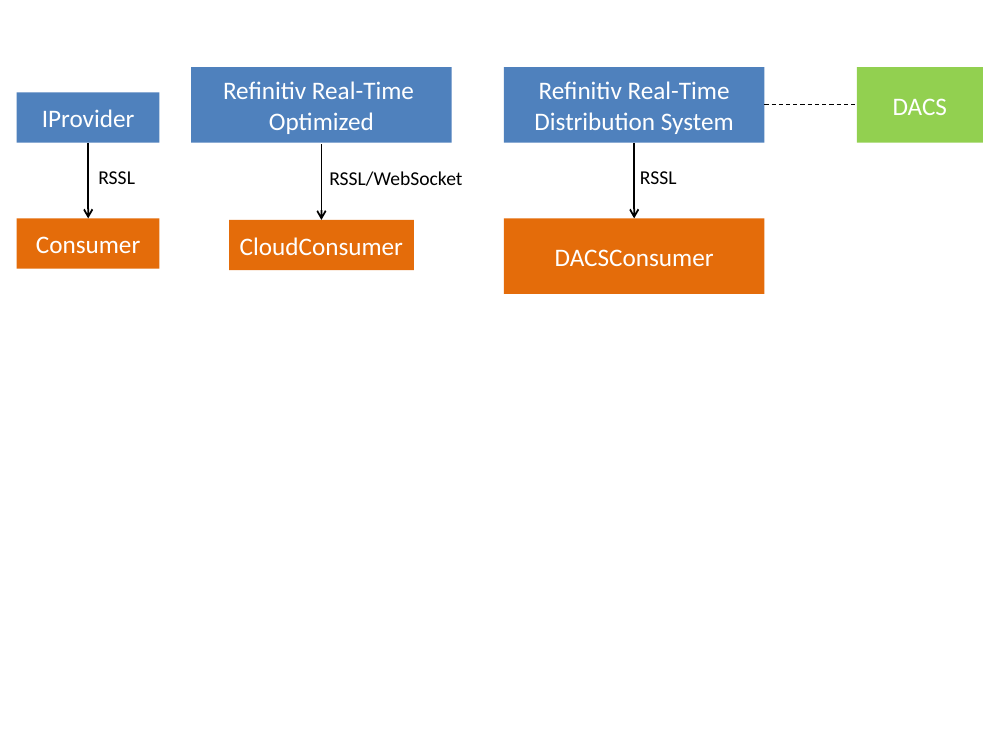
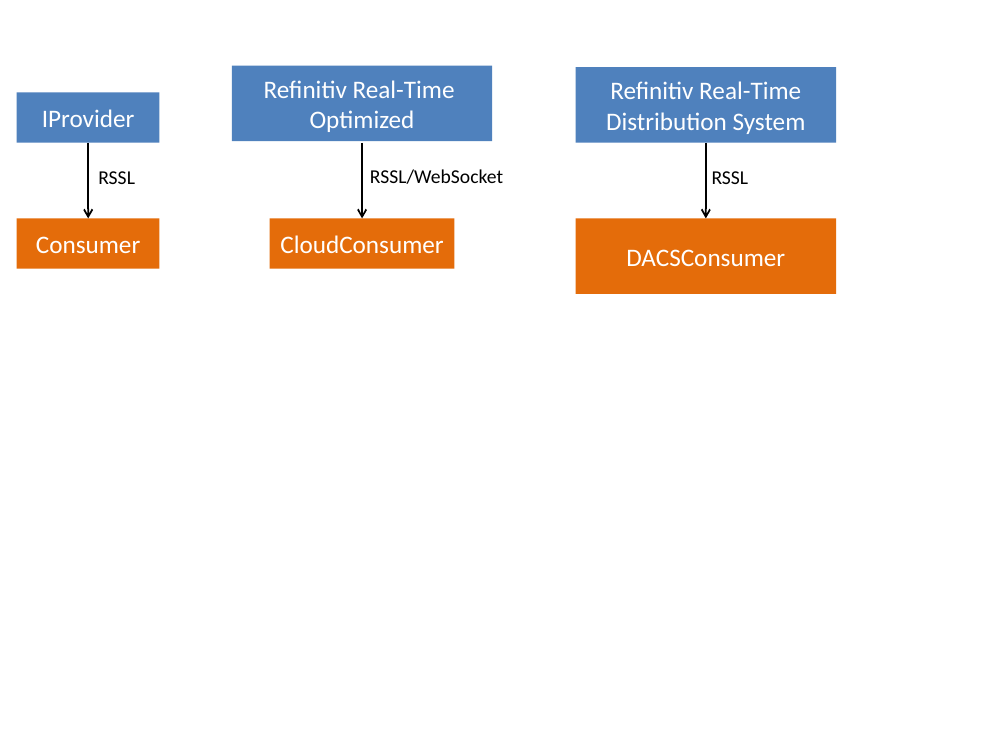
Before and after one commit to LSEG-API-Samples/Article.RTSDK.Java.MavenHowTo, a slide deck: slide 1 of diagram.pptx. Drawn at 1008x756 pixels with LibreOffice and Linux fonts; fonts in the diff are those of the drawing. Boxes give left, top, right and bottom in pixels: in the first picture for what was removed or moved away, otherwise in the second. Text is boxed around its words. In the diff, an @@ line names an element or a change of style, - is before the commit and + after.

Commit message:
update diagram and DACS information

```diff
--- a/diagram.pptx
+++ b/diagram.pptx
@@ rectangle removed at box(857, 68, 983, 143) @@
-DACS
@@ line removed from (764, 105) to (857, 105) @@
@@ 2 rectangles, 1 text, 1 arrow: place and size @@
-2 rectangles, 1 text, 1 arrow at box(192, 68, 462, 270)
+2 rectangles, 1 text, 1 arrow at box(232, 66, 503, 269)
@@ 2 rectangles, 1 text, 1 arrow: place and size @@
-2 rectangles, 1 text, 1 arrow at box(504, 68, 764, 294)
+2 rectangles, 1 text, 1 arrow at box(576, 68, 836, 294)
```
Also in this commit, not shown: 2 other files.
